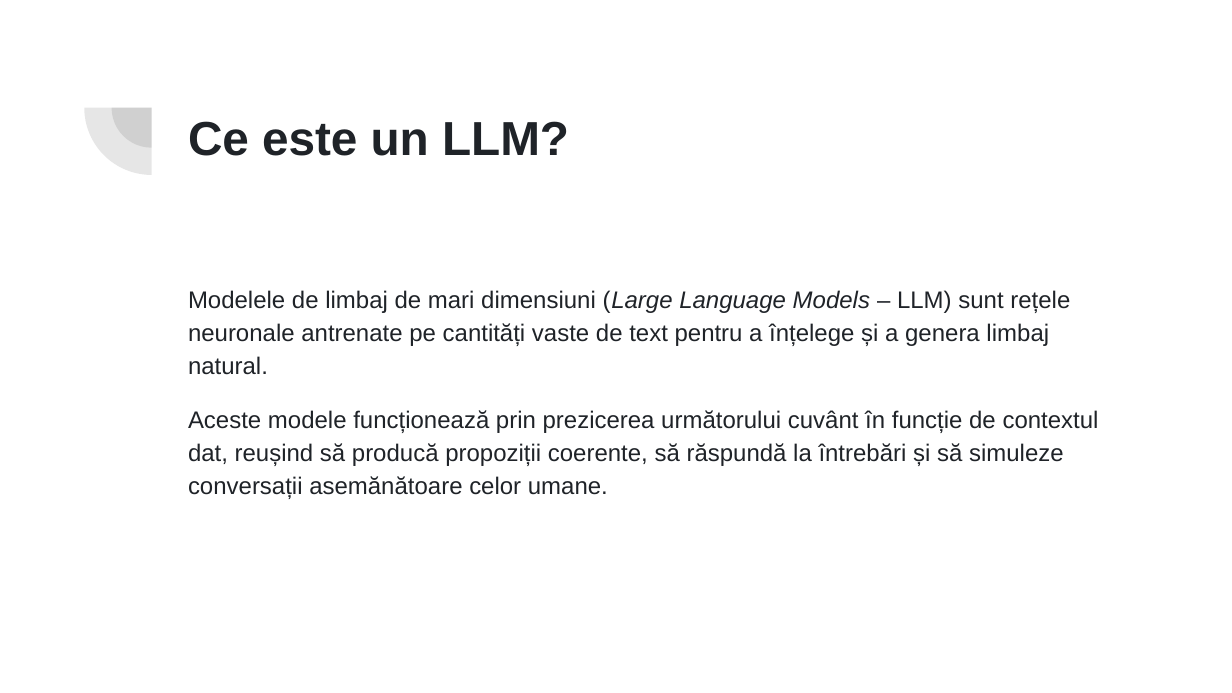
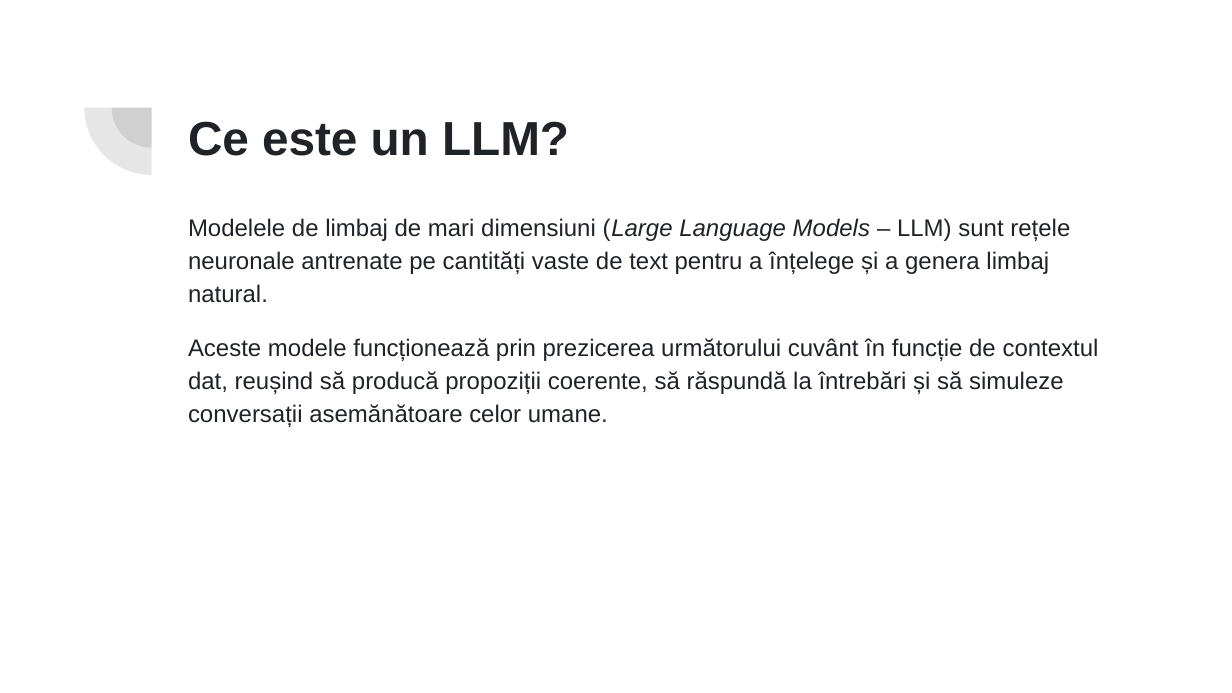
Before and after one commit to adavidoaiei/Prezentare-master, a slide deck: slide 6 of Turing.pptx. Drawn at 1232x693 pixels with LibreOffice and Linux fonts; fonts in the diff are those of the drawing. Boxes give left, top, right and bottom in pixels: in the first picture for what was removed or moved away, otherwise in the second. Text is boxed around its words. In the diff, an @@ line names an element or a change of style, - is before the commit and + after.

```diff
--- a/Turing.pptx
+++ b/Turing.pptx
@@ text "Modelele de limbaj de mari ...": place and size @@
-text "Modelele de limbaj de mari ..." at (188,290,1099,499)
+text "Modelele de limbaj de mari ..." at (188,218,1099,427)
```
Also in this commit, not shown: 8 other slides changed, 1 slide added.
